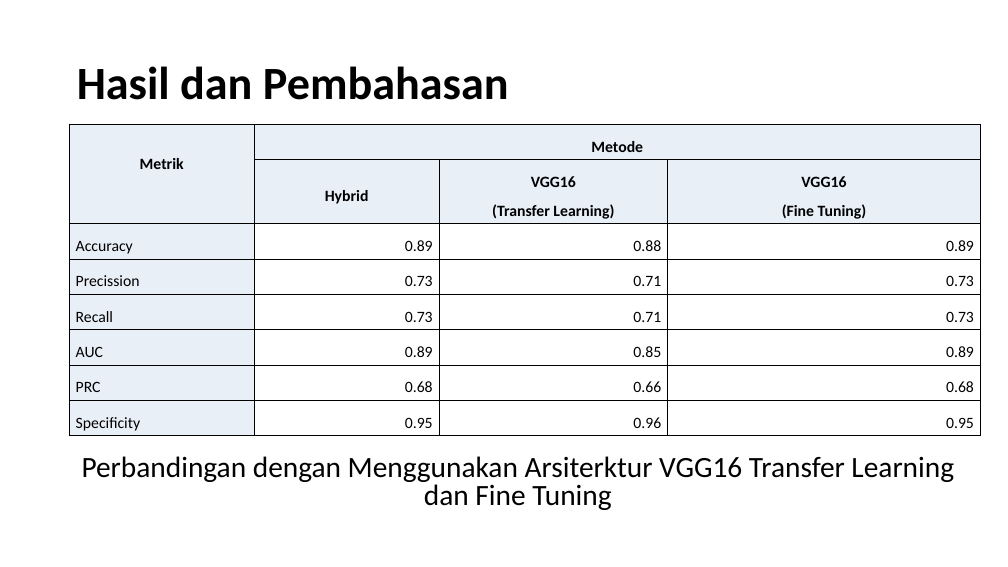
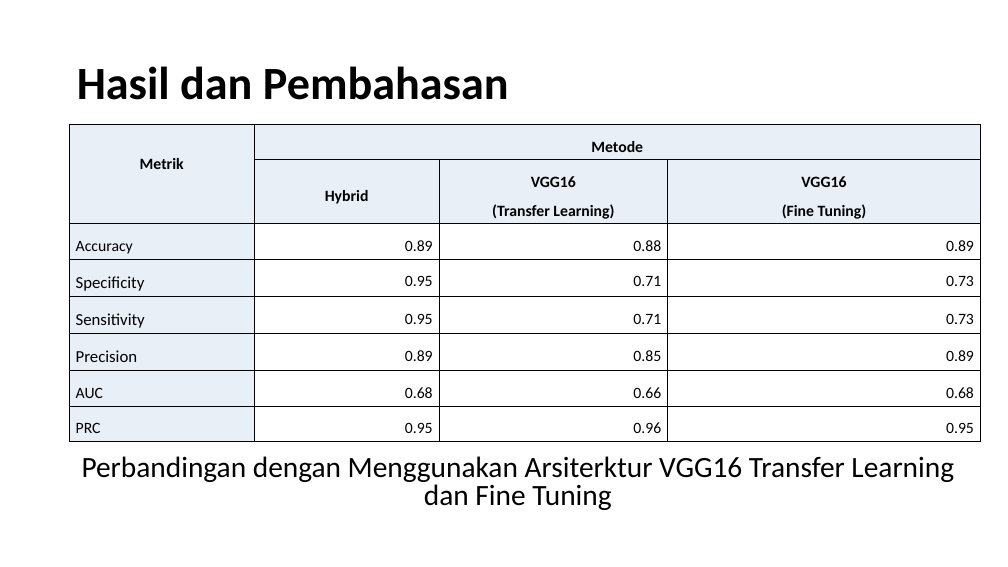
Before and after one commit to ruman1609/final_project_kecerdasan_komputasi, a slide deck: slide 15 of Report/FPv1.pptx. Drawn at 1008x567 pixels with LibreOffice and Linux fonts; fonts in the diff are those of the drawing; background and template pictures are left out. Boxes give left, top, right and bottom in pixels: in the first picture for what was removed or moved away, otherwise in the second. Text is boxed around its words. In the diff, an @@ line names an element or a change of style, - is before the commit and + after.

```diff
--- a/Report/FPv1.pptx
+++ b/Report/FPv1.pptx
@@ table at (70, 124, 982, 437) @@
-row 4, column 1: Precission
+row 4, column 1: Specificity
-row 4, column 2: 0.73
+row 4, column 2: 0.95
-row 5, column 1: Recall
+row 5, column 1: Sensitivity
-row 5, column 2: 0.73
+row 5, column 2: 0.95
-row 6, column 1: AUC
+row 6, column 1: Precision
-row 7, column 1: PRC
+row 7, column 1: AUC
-row 8, column 1: Specificity
+row 8, column 1: PRC
```
Also in this commit, not shown: 6 other slides changed, 1 other file.
